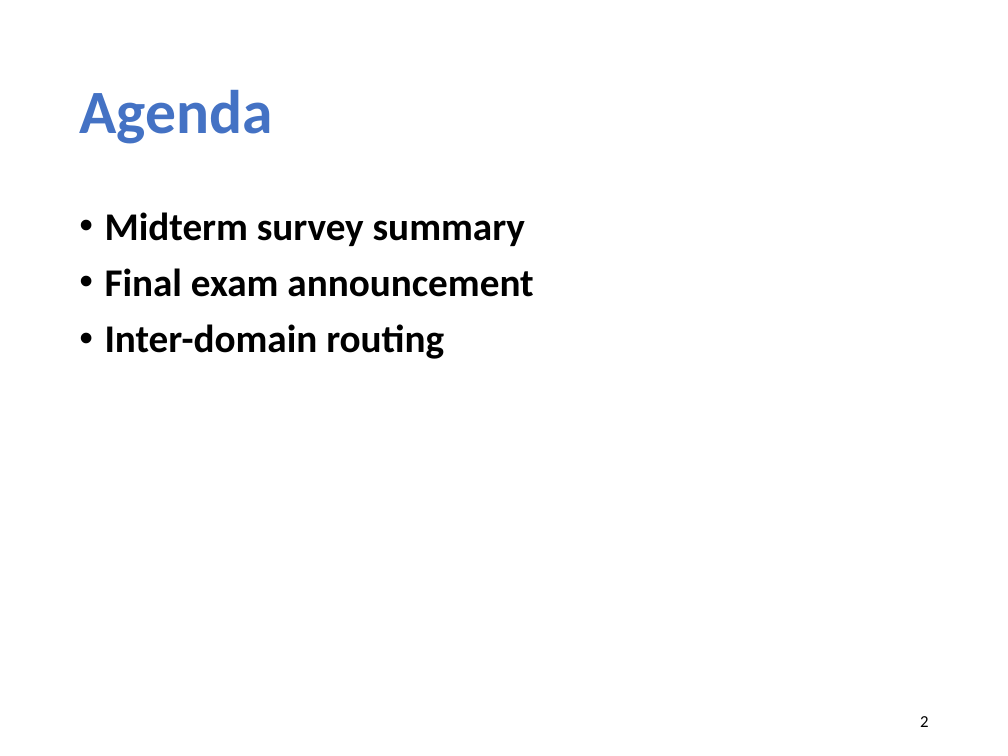
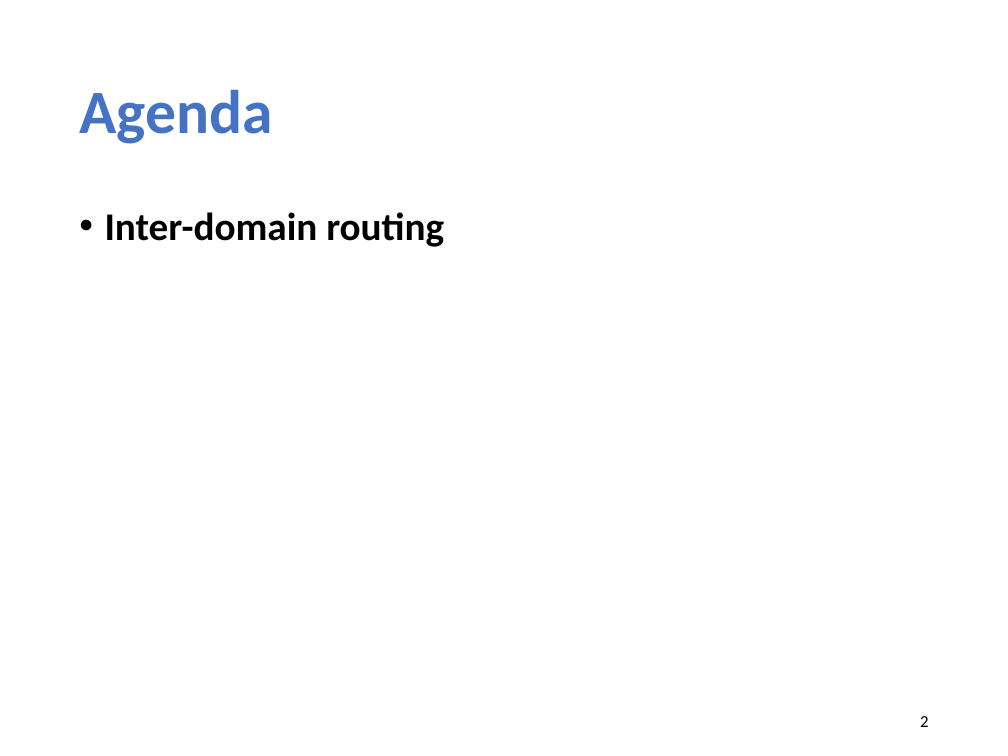
Before and after one commit to xinjin/course-net, a slide deck: slide 2 of slides/lec14_interdomain.pptx. Drawn at 1008x756 pixels with LibreOffice and Linux fonts; fonts in the diff are those of the drawing. Boxes give left, top, right and bottom in pixels: in the first picture for what was removed or moved away, otherwise in the second. Text is boxed around its words. In the diff, an @@ line names an element or a change of style, - is before the commit and + after.

```diff
--- a/slides/lec14_interdomain.pptx
+++ b/slides/lec14_interdomain.pptx
@@ text at (105,212,533,297): paragraphs removed @@
-• Midterm survey summary
-• Final exam announcement
```
Also in this commit, not shown: 6 other slides changed, 1 slide added, 9 slides removed, 1 other file.
